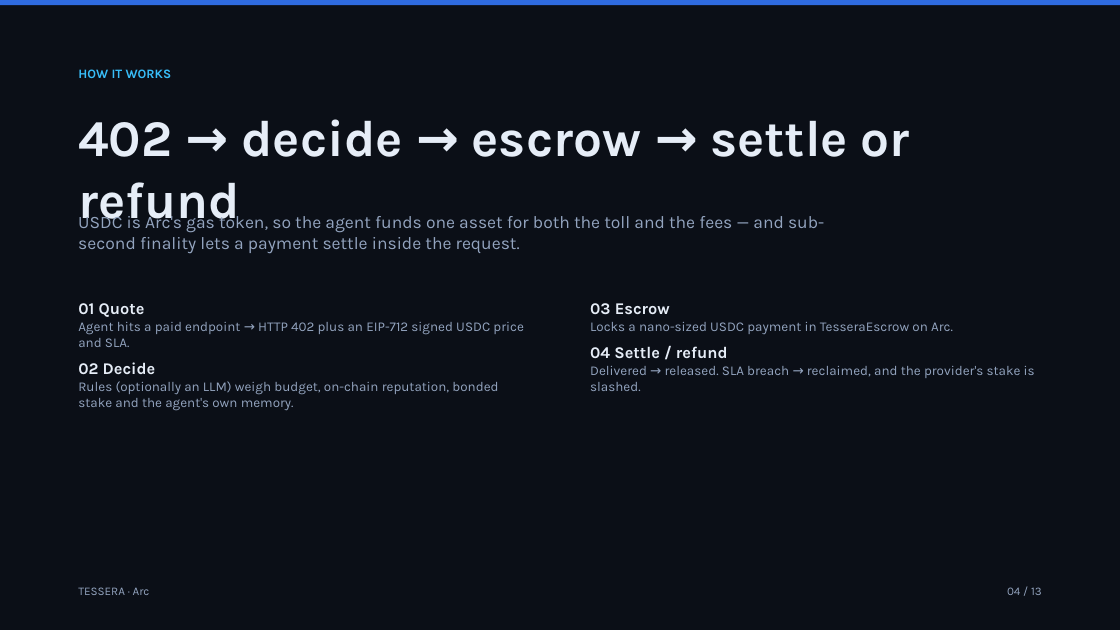
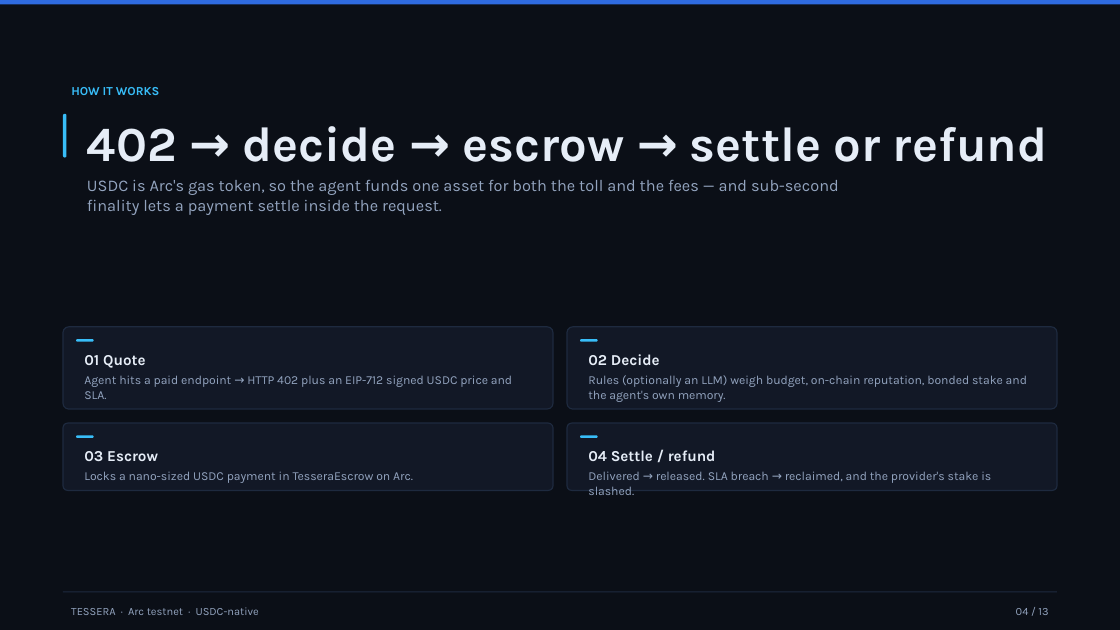
Before and after one commit to rgdtnhat/arc, a slide deck: slide 4 of docs/deck.pptx. Drawn at 1120x630 pixels with LibreOffice and Linux fonts; fonts in the diff are those of the drawing. Boxes give left, top, right and bottom in pixels: in the first picture for what was removed or moved away, otherwise in the second. Text is boxed around its words. In the diff, an @@ line names an element or a change of style, - is before the commit and + after.

```diff
--- a/docs/deck.pptx
+++ b/docs/deck.pptx
@@ text "HOW IT WORKS": place and size @@
-text "HOW IT WORKS" at <box>78,69,172,78</box>
+text "HOW IT WORKS" at <box>71,87,159,95</box>
@@ text "HOW IT WORKS" at <box>71,87,159,95</box>: size 11 to 10.5 pt @@
@@ rounded rectangle added at <box>63,113,66,157</box>, fill #38BDF8 @@
@@ text "402 → decide → escrow ...": place and size @@
-text "402 → decide → escrow ..." at <box>78,119,910,231</box>
+text "402 → decide → escrow ..." at <box>87,126,1048,162</box>
@@ text "402 → decide → escrow ..." at <box>87,126,1048,162</box>: size 44 to 42 pt @@
@@ text "USDC is Arc's gas token, ...": place and size @@
-text "USDC is Arc's gas token, ..." at <box>78,212,824,254</box>
+text "USDC is Arc's gas token, ..." at <box>87,180,839,215</box>
@@ text "USDC is Arc's gas token, ..." at <box>87,180,839,215</box>: size 15 to 14 pt @@
@@ rounded rectangle added at <box>63,327,553,409</box>, fill #121826, outline #1E2A3F 1 pt @@
@@ rounded rectangle added at <box>567,327,1057,409</box>, fill #121826, outline #1E2A3F 1 pt @@
@@ text at <box>590,303,953,334</box>: paragraphs removed @@
-03 Escrow
-Locks a nano-sized USDC payment in TesseraEscrow on Arc.
@@ text "01 Quote": place and size @@
-text "01 Quote" at <box>78,303,524,410</box>
+text "01 Quote" at <box>84,355,512,399</box>
@@ text "01 Quote" at <box>84,355,512,399</box>: size 14 to 13 pt in "01 Quote"; size 11.5 to 10.5 pt; more space between paragraphs @@
@@ rounded rectangle added at <box>76,339,94,342</box>, fill #38BDF8 @@
@@ rounded rectangle added at <box>581,339,598,342</box>, fill #38BDF8 @@
@@ text added at <box>588,354,1027,402</box>, 10.5 pt, text #93A4BF @@
+02 Decide
+Rules (optionally an LLM) weigh budget, on-chain reputation, bonded stake and the agent's own memory.
@@ text at <box>78,362,498,410</box>: paragraphs removed @@
-02 Decide
-Rules (optionally an LLM) weigh budget, on-chain reputation, bonded stake and the agent's own memory.
@@ rounded rectangle added at <box>63,423,553,491</box>, fill #121826, outline #1E2A3F 1 pt @@
@@ rounded rectangle added at <box>76,435,94,438</box>, fill #38BDF8 @@
@@ rounded rectangle added at <box>567,423,1057,491</box>, fill #121826, outline #1E2A3F 1 pt @@
@@ text "04 Settle / refund": place and size @@
-text "04 Settle / refund" at <box>590,303,1035,391</box>
+text "04 Settle / refund" at <box>588,450,991,483</box>
@@ text "04 Settle / refund" at <box>588,450,991,483</box>: size 14 to 13 pt in "04 Settle / refund"; size 11.5 to 10.5 pt in "Delivered → released. SLA breach → reclaimed, ..."; less space between paragraphs; more space between paragraphs @@
@@ rounded rectangle added at <box>581,435,598,438</box>, fill #38BDF8 @@
@@ text added at <box>84,451,413,483</box>, 10.5 pt, text #93A4BF @@
+03 Escrow
+Locks a nano-sized USDC payment in TesseraEscrow on Arc.
@@ rectangle added at <box>63,592,1057,592</box>, fill #1E2A3F @@
@@ text at <box>71,607,259,615</box>: text changed; size 10 to 9.5 pt @@
-TESSERA · Arc
+TESSERA · Arc testnet · USDC-native
@@ text "04 / 13": place and size @@
-text "04 / 13" at <box>1007,587,1042,595</box>
+text "04 / 13" at <box>1016,608,1048,615</box>
@@ text "04 / 13" at <box>1016,608,1048,615</box>: size 10 to 9.5 pt @@
```
Also in this commit, not shown: 12 other slides changed, 2 other files.
